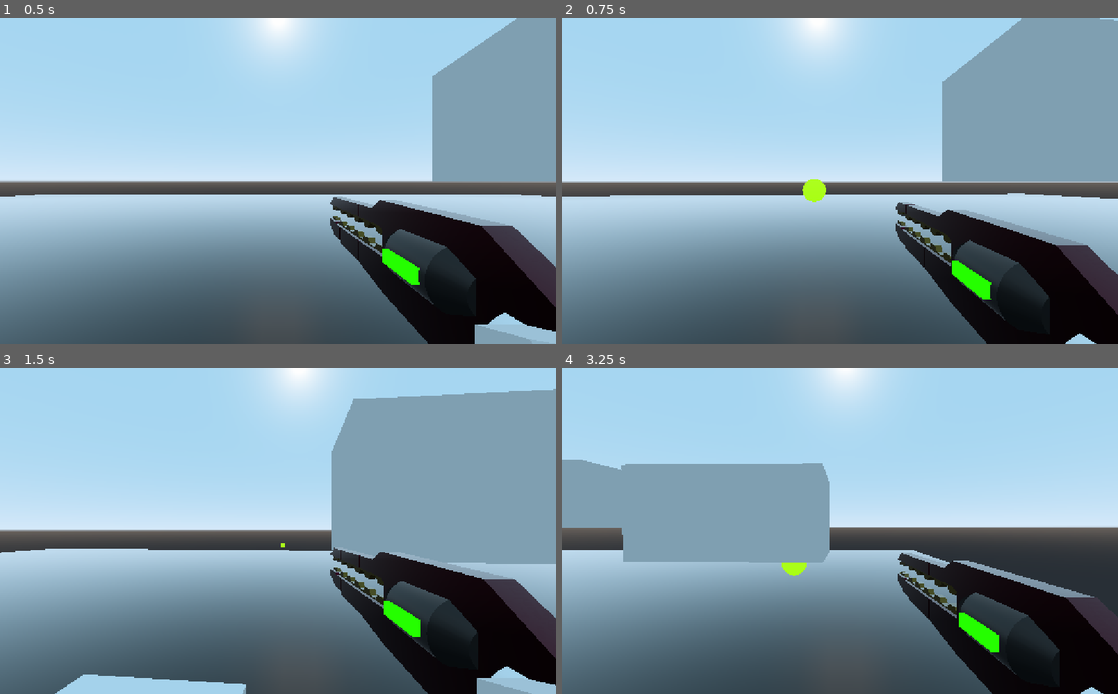
Above: before the commit, frames 1-4 (two rows, left to right).
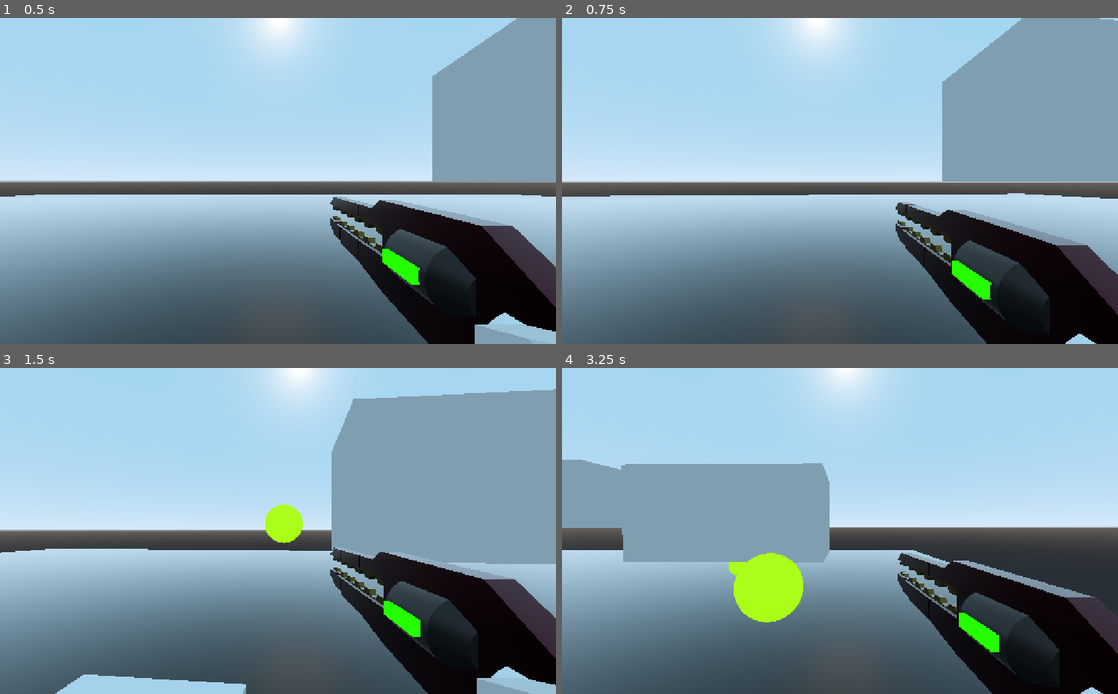
Above: after the commit, the same moments.

Repository: Jshigoodies/Experiment
Game: Godot game, scene res://Testing/TestWorld.tscn
Same seed, same stepped clock (60 frames per second), same inputs: the game is played once before the commit and once after it.
Inputs (mouse positions are in pixels of both pictures, inside the frame that each line leads up to):
- Up to frame 1 (0.5 s): no input
- Up to frame 2 (0.75 s): tap Enter at 0.5 s; move the mouse to (867, 181) at 0.52 s; hold D (right) from 0.53 s (still down); hold Right mouse button (right_mouse_button) from 0.53 s (still down)
- Up to frame 3 (1.5 s): tap Space (jump) at 0.77 s; move the mouse to (250, 531) at 1.27 s; release D (right) at 1.28 s; release Right mouse button (right_mouse_button) at 1.28 s; hold S (backward) from 1.28 s (still down); tap W (foward) at 1.35 s
- Up to frame 4 (3.25 s): tap Space (jump) at 1.52, 3.02 s; right-click (812, 531) at 1.55 s; move the mouse to (851, 524) at 2.02 s; release S (backward) at 2.03 s; hold Right mouse button (right_mouse_button) 2.03-2.78 s; hold D (right) from 2.03 s (still down); move the mouse to (834, 537) at 2.77 s; tap Shift (sprint) at 2.85 s; right-click (834, 537) at 3.05 s

Frame 1 is identical in both runs. In frame 2, 0.2% of the frame differs, in the area x 43-48%, y 49-57%; in frame 3, 0.6%; in frame 4, 2.1%, in the area x 30-44%, y 56-79%.

Commit message:
added velocity to bullet

Diff:
--- a/Model Assets/bullet.gd
+++ b/Model Assets/bullet.gd
@@ -1,8 +1,11 @@
 extends RigidBody
 
 
-var speed = 100.0  # Adjust the speed of the bullet as needed
+var bullet_speed = 50.0  # Adjust the bullet's speed as needed.
 
 func _ready():
-	# Set the initial velocity to move the bullet forward along its local Z-axis
-	linear_velocity = Vector3(0, 0, -speed)
+	pass  # Optional setup code here.
+
+func set_direction(direction):
+	# Set the bullet's initial linear velocity in the given direction.
+	linear_velocity = direction.normalized() * bullet_speed
--- a/Model Assets/bullet.tscn
+++ b/Model Assets/bullet.tscn
@@ -14,6 +14,8 @@
 [sub_resource type="SphereMesh" id=2]
 material = SubResource( 1 )
 
+[sub_resource type="SphereShape" id=3]
+
 [node name="bullet" type="RigidBody"]
 transform = Transform( 0.5, 0, 0, 0, 0.5, 0, 0, 0, 0.5, 0, 0, 0 )
 collision_mask = 0
@@ -21,3 +23,6 @@
 
 [node name="mesh" type="MeshInstance" parent="."]
 mesh = SubResource( 2 )
+
+[node name="CollisionShape" type="CollisionShape" parent="."]
+shape = SubResource( 3 )
--- a/Model Assets/rail gun.gd
+++ b/Model Assets/rail gun.gd
@@ -3,12 +3,18 @@
 var bullet_scene = preload("res://Model Assets/bullet.tscn")
 
 func _input(event):
-	if event.is_action_pressed("right_mouse_button"):
+	if event.is_action_released("right_mouse_button"):
 		shoot()
+
+
 
 func shoot():
 	var bullet_instance = bullet_scene.instance()
+	var direction = $GunMuzzle.global_transform.basis.z  # Assumes the gun faces in the -Z direction
+	bullet_instance.set_direction(direction)
 	var bullet = bullet_instance
+
+
 
 	get_tree().get_root().add_child(bullet)
 	bullet.set_global_transform($GunMuzzle.get_global_transform())
Not shown: 1 places in Model Assets/bullet.tscn that only renumber resources
